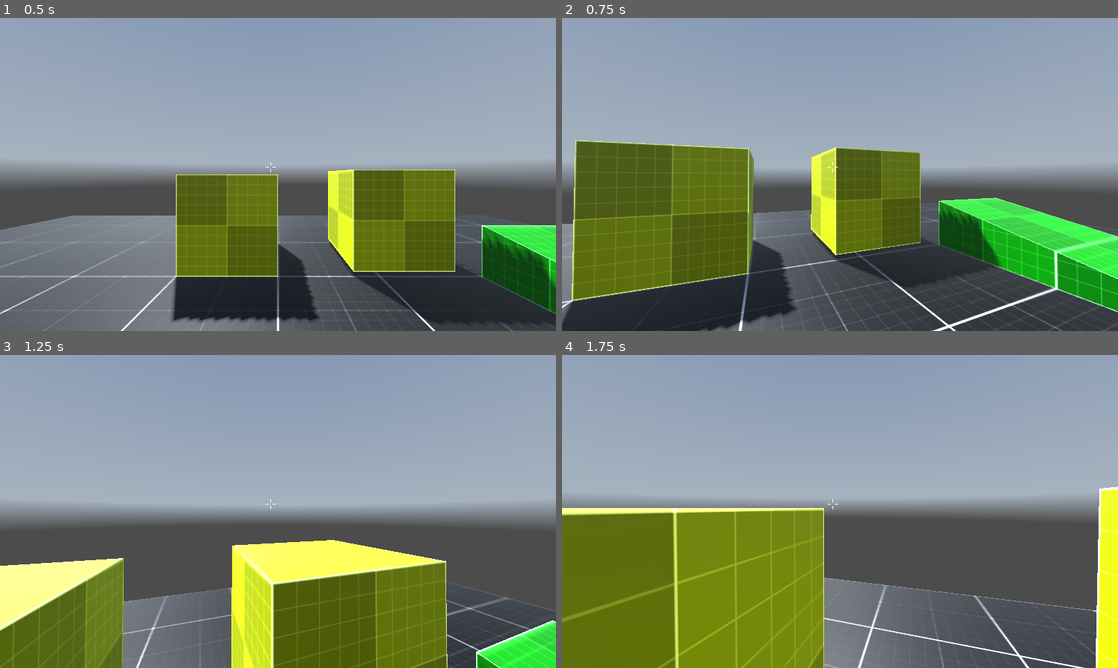
Above: before the commit, frames 1-4 (two rows, left to right).
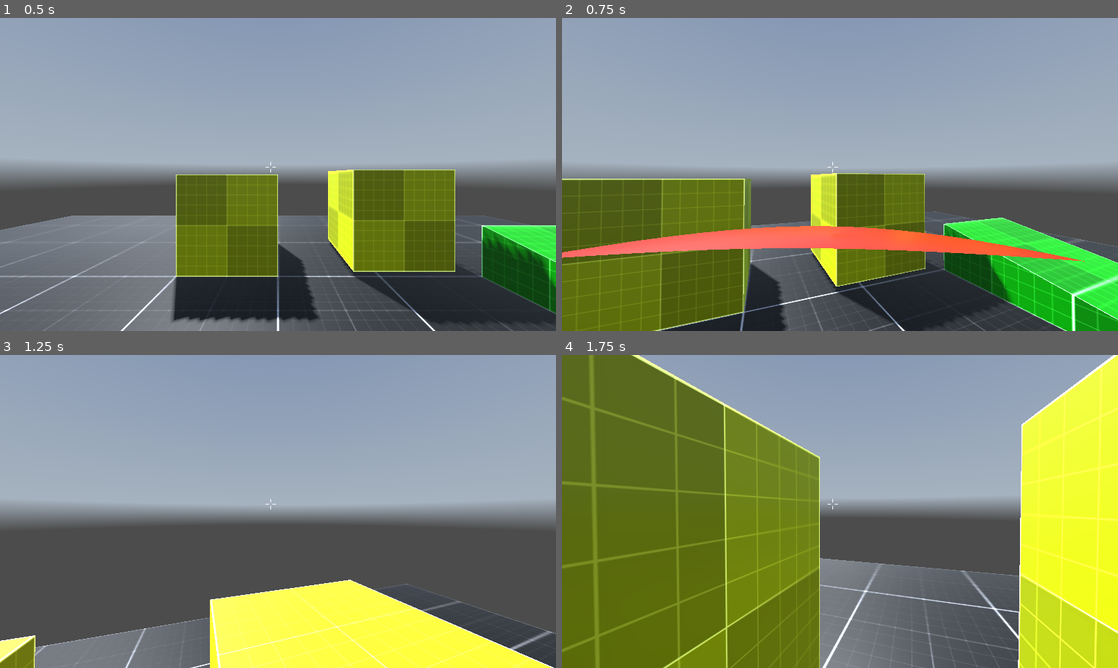
Above: after the commit, the same moments.

Repository: teubamaf/Fps_Sample
Game: Godot game, scene res://levels/level_001.tscn
Same seed, same stepped clock (60 frames per second), same inputs: the game is played once before the commit and once after it. A sky picture missing from this copy of the repository is replaced by a grey-blue gradient.
Inputs (mouse positions are in pixels of both pictures, inside the frame that each line leads up to):
- Up to frame 1 (0.5 s): no input
- Up to frame 2 (0.75 s): tap Enter at 0.5 s; move the mouse to (867, 174) at 0.52 s; hold W (move_forward) from 0.53 s (still down); hold Shift (sprint, bound only after the commit) from 0.53 s (still down)
- Up to frame 3 (1.25 s): keep holding W (move_forward); keep holding Shift (sprint, bound only after the commit); tap Space (jump) at 0.77 s
- Up to frame 4 (1.75 s): keep holding W (move_forward); move the mouse to (812, 511) at 1.27 s; release Shift (sprint, bound only after the commit) at 1.28 s; tap Ctrl (crouch) at 1.35 s; tap Space (jump) at 1.52 s; tap Shift (sprint, bound only after the commit) at 1.55 s

Frame 1 is identical in both runs. In frame 2, 31% of the frame differs, in the area x 0-100%, y 39-100%; in frame 3, 27%; in frame 4, 44%, in the area x 0-100%, y 0-100%.

Commit message:
sprint animation feat the best sprint animation EVER

Diff:
--- a/controllers/fps_controller.tscn
+++ b/controllers/fps_controller.tscn
@@ -8,6 +8,7 @@
 [ext_resource type="Script" path="res://scripts/state_machine.gd" id="6_t77ug"]
 [ext_resource type="Script" path="res://scripts/IdlePlayerState.gd" id="7_5gjmc"]
 [ext_resource type="Script" path="res://scripts/WalkingPlayerState.gd" id="8_pysrn"]
+[ext_resource type="Script" path="res://scripts/SprintingPlayerState.gd" id="9_uf72g"]
 
 [sub_resource type="CapsuleShape3D" id="CapsuleShape3D_u6tj1"]
 
@@ -120,6 +121,39 @@
 tracks/5/interp = 1
 tracks/5/loop_wrap = true
 tracks/5/keys = {
+"handle_modes": PackedInt32Array(0),
+"points": PackedFloat32Array(0, -0.25, 0, 0.25, 0),
+"times": PackedFloat32Array(0)
+}
+tracks/6/type = "bezier"
+tracks/6/imported = false
+tracks/6/enabled = true
+tracks/6/path = NodePath("CameraController/Camera3D:position:x")
+tracks/6/interp = 1
+tracks/6/loop_wrap = true
+tracks/6/keys = {
+"handle_modes": PackedInt32Array(0),
+"points": PackedFloat32Array(0, -0.25, 0, 0.25, 0),
+"times": PackedFloat32Array(0)
+}
+tracks/7/type = "bezier"
+tracks/7/imported = false
+tracks/7/enabled = true
+tracks/7/path = NodePath("CameraController/Camera3D:position:y")
+tracks/7/interp = 1
+tracks/7/loop_wrap = true
+tracks/7/keys = {
+"handle_modes": PackedInt32Array(0),
+"points": PackedFloat32Array(0, -0.25, 0, 0.25, 0),
+"times": PackedFloat32Array(0)
+}
+tracks/8/type = "bezier"
+tracks/8/imported = false
+tracks/8/enabled = true
+tracks/8/path = NodePath("CameraController/Camera3D:position:z")
+tracks/8/interp = 1
+tracks/8/loop_wrap = true
+tracks/8/keys = {
 "handle_modes": PackedInt32Array(0),
 "points": PackedFloat32Array(0, -0.25, 0, 0.25, 0),
 "times": PackedFloat32Array(0)
@@ -163,10 +197,49 @@
 "times": PackedFloat32Array(0, 0.6, 1.1, 1.6, 2)
 }
 
+[sub_resource type="Animation" id="Animation_bu3dp"]
+resource_name = "Sprint"
+length = 1.2
+loop_mode = 1
+tracks/0/type = "bezier"
+tracks/0/imported = false
+tracks/0/enabled = true
+tracks/0/path = NodePath("CameraController/Camera3D:position:x")
+tracks/0/interp = 1
+tracks/0/loop_wrap = true
+tracks/0/keys = {
+"handle_modes": PackedInt32Array(0, 0, 0, 0, 0),
+"points": PackedFloat32Array(0, -0.25, 0, 0.25, 0, 0.00377278, -0.1, 0.0837174, 0.1, -0.034248, -0.0361832, -0.2, 0.0332967, 0.2, 0.108452, 0, -0.25, 0, 0.25, 0, 0, -0.25, 0, 0.25, 0),
+"times": PackedFloat32Array(0, 0.3, 0.5, 0.8, 1.2)
+}
+tracks/1/type = "bezier"
+tracks/1/imported = false
+tracks/1/enabled = true
+tracks/1/path = NodePath("CameraController/Camera3D:position:y")
+tracks/1/interp = 1
+tracks/1/loop_wrap = true
+tracks/1/keys = {
+"handle_modes": PackedInt32Array(0, 0, 0, 0, 0),
+"points": PackedFloat32Array(0, -0.25, 0, 0.25, 0, 0.0304101, -0.1, 0.0751554, 0.2, -0.127479, 0.00852945, -0.1, 0.01427, 0, 0.00665934, 0, -0.25, 0, 0.25, 0, 0, -0.25, 0, 0.25, 0),
+"times": PackedFloat32Array(0, 0.3, 0.6, 0.8, 1.2)
+}
+tracks/2/type = "bezier"
+tracks/2/imported = false
+tracks/2/enabled = true
+tracks/2/path = NodePath("CameraController/Camera3D:position:z")
+tracks/2/interp = 1
+tracks/2/loop_wrap = true
+tracks/2/keys = {
+"handle_modes": PackedInt32Array(0, 0, 0, 0, 0),
+"points": PackedFloat32Array(0, -0.25, 0, 0.25, 0, 0, -0.25, 0, 0.25, 0, 0, -0.25, 0, 0.25, 0, 0, -0.25, 0, 0.25, 0, 0, -0.25, 0, 0.25, 0),
+"times": PackedFloat32Array(0, 0.3, 0.5, 0.8, 1.2)
+}
+
 [sub_resource type="AnimationLibrary" id="AnimationLibrary_hc2dg"]
 _data = {
 "Crouch": SubResource("Animation_d6mut"),
 "RESET": SubResource("Animation_vh326"),
+"Sprint": SubResource("Animation_bu3dp"),
 "Walking": SubResource("Animation_32odh")
 }
 
@@ -278,4 +351,8 @@
 script = ExtResource("8_pysrn")
 ANIMATION = NodePath("../../AnimationPlayer")
 
+[node name="SprintingPlayerState" type="Node" parent="PlayerStateMachine" node_paths=PackedStringArray("ANIMATION")]
+script = ExtResource("9_uf72g")
+ANIMATION = NodePath("../../AnimationPlayer")
+
 [connection signal="animation_started" from="AnimationPlayer" to="." method="_on_animation_player_animation_started"]
--- a/controllers/scripts/fps_controller.gd
+++ b/controllers/scripts/fps_controller.gd
@@ -3,6 +3,7 @@
 @export var SPEED_DEFAULT : float = 5.0
 @export var TOGGLE_CROUNCH : bool = true
 @export var SPEED_CROUCH : float = 3.0
+@export var SPEED_SPRINT : float = 7.0
 @export var ACCELERATION : float = 0.1
 @export var DECELERATION : float = 0.25
 @export var JUMP_VELOCITY : float = 4.5
--- a/project.godot
+++ b/project.godot
@@ -67,6 +67,11 @@
 "events": [Object(InputEventKey,"resource_local_to_scene":false,"resource_name":"","device":-1,"window_id":0,"alt_press …(182 unchanged characters)…
 ]
 }
+sprint={
+"deadzone": 0.5,
+"events": [Object(InputEventKey,"resource_local_to_scene":false,"resource_name":"","device":-1,"window_id":0,"alt_pressed":false,"shift_pressed":false,"ctrl_pressed":false,"meta_pressed":false,"pressed":false,"keycode":0,"physical_keycode":4194325,"key_label":0,"unicode":0,"echo":false,"script":null)
+]
+}
 
 [rendering]
 
--- /dev/null
+++ b/scripts/SprintingPlayerState.gd
@@ -0,0 +1,22 @@
+class_name SprintingPlayerState
+extends State
+
+@export var ANIMATION : AnimationPlayer
+@export var TOP_ANIM_SPEED : float = 1.6
+
+func enter() -> void:
+	ANIMATION.play("Sprint",0.5,1.0)
+	Global.player._speed = Global.player.SPEED_SPRINT
+
+
+func update(delta):
+	set_animation_speed(Global.player.velocity.length())
+
+
+func set_animation_speed(speed):
+	var alpha = remap(speed, 0.0, Global.player.SPEED_SPRINT, 0.0, 1.0)
+	ANIMATION.speed_scale = lerp(0.0, TOP_ANIM_SPEED, alpha)
+
+func _input(event) -> void :
+	if event.is_action_released("sprint"):
+		transition.emit("WalkingPlayerState")
--- a/scripts/WalkingPlayerState.gd
+++ b/scripts/WalkingPlayerState.gd
@@ -7,12 +7,17 @@
 
 func enter() -> void:
 	ANIMATION.play("Walking",-1,1.0)
+	Global.player._speed = Global.player.SPEED_DEFAULT
 
 func update(delta):
-	set_animation_speep(Global.player.velocity.length())
+	set_animation_speed(Global.player.velocity.length())
 	if Global.player.velocity.length() == 0.0:
 		transition.emit("IdlePlayerState")
 
-func set_animation_speep(speed):
+func set_animation_speed(speed):
 	var alpha = remap(speed, 0.0, Global.player.SPEED_DEFAULT, 0.0, 1.0)
 	ANIMATION.speed_scale = lerp(0.0, TOP_ANIM_SPEED, alpha)
+
+func _input(event) -> void :
+	if event.is_action_pressed("sprint"):
+		transition.emit("SprintingPlayerState")
Not shown: 1 places in controllers/fps_controller.tscn that only renumber resources
